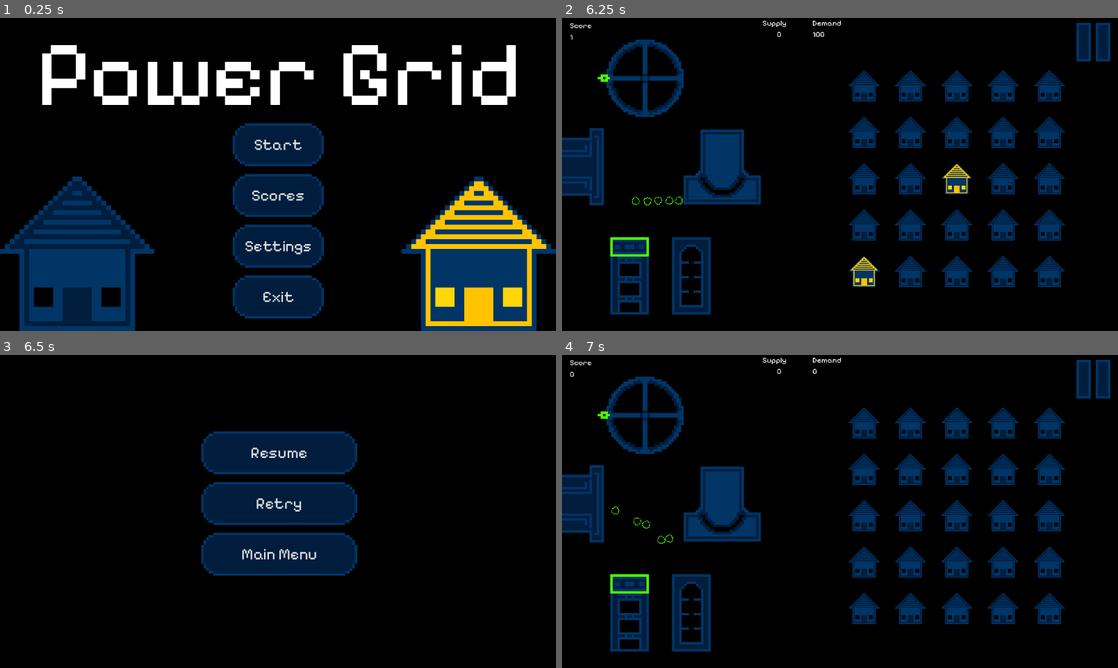
Above: before the commit, frames 1-4 (two rows, left to right).
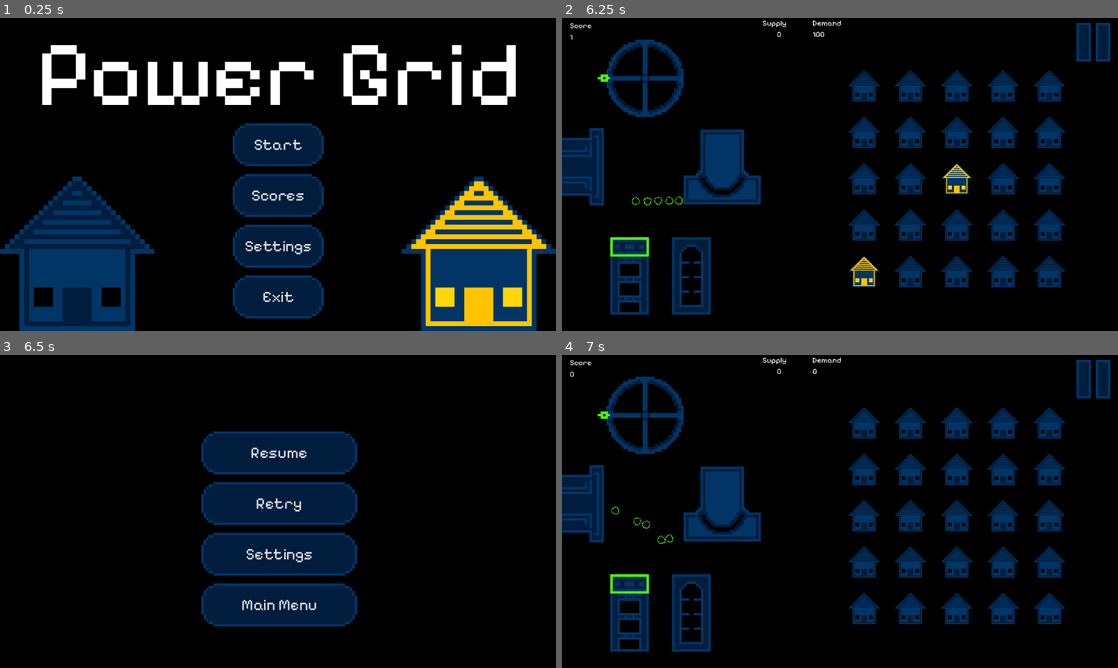
Above: after the commit, the same moments.

Repository: CWmain/BigModeGameJam2025
Game: Godot game, scene res://Levels/main_menu.tscn
Same seed, same stepped clock (60 frames per second), same inputs: the game is played once before the commit and once after it.
Inputs (mouse positions are in pixels of both pictures, inside the frame that each line leads up to):
- Up to frame 1 (0.25 s): no input
- Up to frame 2 (6.25 s): click "Start" at 0.5 s; move the mouse to (606, 77) at 1.27 s; tap Y (Fail_Button) at 1.35, 4.35 s; click "Retry" at 2 s; move the mouse to (628, 246) at 2.77 s; click (628, 246) at 2.85 s; move the mouse to (1095, 43) at 3.52 s; tap T (Test_Click) at 3.6 s; move the mouse to (678, 199) at 4.27 s; click "Retry" at 5 s; move the mouse to (667, 199) at 5.77 s; press the mouse at (667, 199) at 5.78 s
- Up to frame 3 (6.5 s): tap Escape (Escape) at 6.4 s
- Up to frame 4 (7 s): release the mouse at (667, 536) at 6.5 s; click "Retry" at 6.5 s

Frames 1-2 are identical in both runs. In frame 3, 4.0% of the frame differs, in the area x 36-65%, y 62-87%; in frame 4, nothing differs.

Commit message:
Added settings to pause menu

Diff:
--- a/UI/PauseScreen/pause_screen.gd
+++ b/UI/PauseScreen/pause_screen.gd
@@ -1,4 +1,7 @@
 extends Control
+
+@onready var settings = $Settings
+@onready var menu_items = $MenuItems
 
 func reveal():
 	show()
@@ -18,3 +21,13 @@
 	get_tree().paused = false
 	hide()
 	print("resume")
+
+
+func _on_settings_pressed():
+	settings.show()
+	menu_items.hide()
+
+
+func _on_settings_closed_settings():
+	menu_items.show()
+	settings.hide()
--- a/UI/PauseScreen/pause_screen.tscn
+++ b/UI/PauseScreen/pause_screen.tscn
@@ -1,7 +1,8 @@
-[gd_scene load_steps=3 format=3 uid="uid://cjhwqpo2re68m"]
+[gd_scene load_steps=4 format=3 uid="uid://cjhwqpo2re68m"]
 
 [ext_resource type="Script" path="res://UI/PauseScreen/pause_screen.gd" id="1_sg58h"]
 [ext_resource type="Theme" uid="uid://br0lkmc6eeu2c" path="res://Themes/MenuButtons.tres" id="2_3mhcg"]
+[ext_resource type="PackedScene" uid="uid://djgeumgvwgelt" path="res://UI/Settings/settings.tscn" id="2_yuyyq"]
 
 [node name="PauseScreen" type="Control"]
 process_mode = 2
@@ -24,6 +25,14 @@
 offset_bottom = 863.0
 color = Color(0, 0, 0, 1)
 
+[node name="Settings" parent="." instance=ExtResource("2_yuyyq")]
+visible = false
+layout_mode = 1
+offset_left = 394.0
+offset_top = 105.0
+offset_right = 394.0
+offset_bottom = 105.0
+
 [node name="MenuItems" type="VBoxContainer" parent="."]
 layout_mode = 0
 offset_left = 415.0
@@ -42,10 +51,16 @@
 layout_mode = 2
 text = "Retry"
 
+[node name="Settings" type="Button" parent="MenuItems"]
+layout_mode = 2
+text = "Settings"
+
 [node name="MainMenu" type="Button" parent="MenuItems"]
 layout_mode = 2
 text = "Main Menu"
 
+[connection signal="closedSettings" from="Settings" to="." method="_on_settings_closed_settings"]
 [connection signal="pressed" from="MenuItems/Resume" to="." method="_on_resume_pressed"]
 [connection signal="pressed" from="MenuItems/Retry" to="." method="_on_retry_pressed"]
+[connection signal="pressed" from="MenuItems/Settings" to="." method="_on_settings_pressed"]
 [connection signal="pressed" from="MenuItems/MainMenu" to="." method="_on_main_menu_pressed"]
